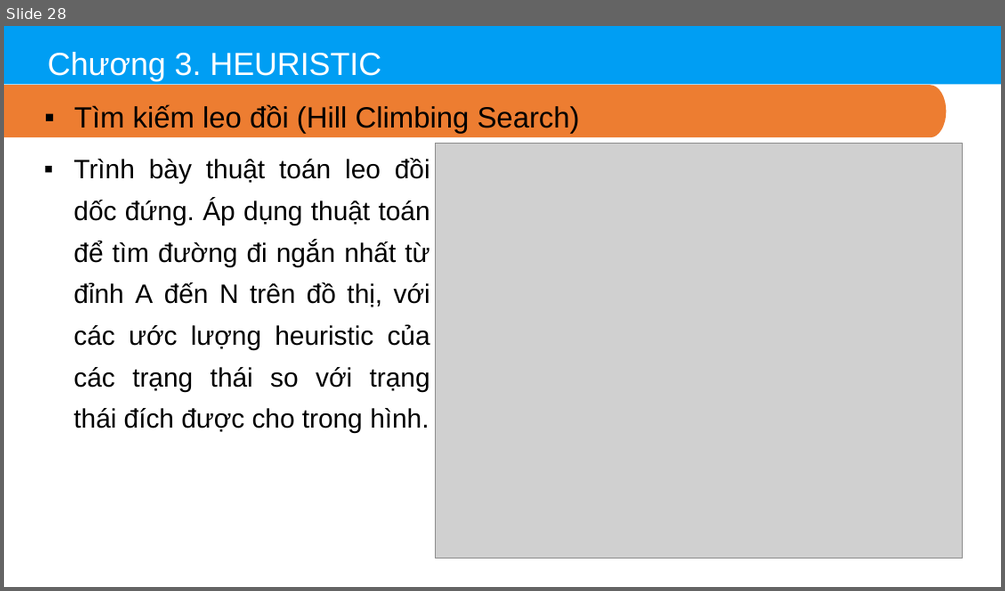
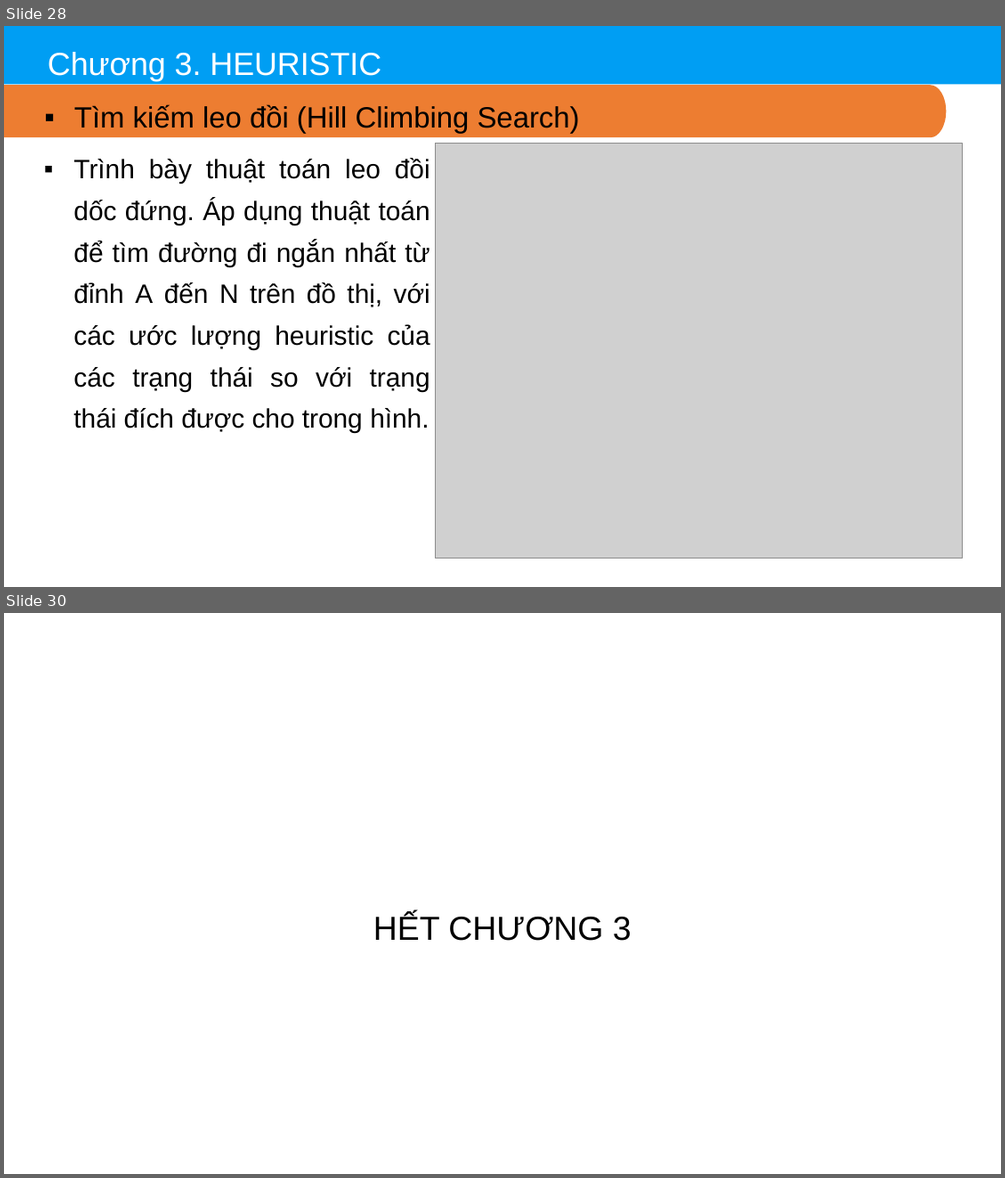
Before and after one commit to thinhdoanvu/AI, a slide deck: Slides/Chuong3_Heutistic.pptx. Shown one above the other, each under a label of ours: slide 28 before the commit, slides 28 and 30 after it; the slides between them are not shown. The pictures are 1005x591 and 1005x1178 pixels, drawn with LibreOffice and Linux fonts; fonts in the diff are those of the drawing; grey boxes stand for pictures. Boxes give left, top, right and bottom in pixels: in the first picture for what was removed or moved away, otherwise in the second. Text is boxed around its words. In the diff, an @@ line names an element or a change of style, - is before the commit and + after.

```diff
--- a/Slides/Chuong3_Heutistic.pptx
+++ b/Slides/Chuong3_Heutistic.pptx
@@ slide 30 added at (4, 613, 1001, 1174), background #FFFFFF @@
@@ title added at (373, 914, 631, 941), 50 pt, text #000000 @@
+HẾT CHƯƠNG 3
```
Also in this commit, not shown: 4 other files.
